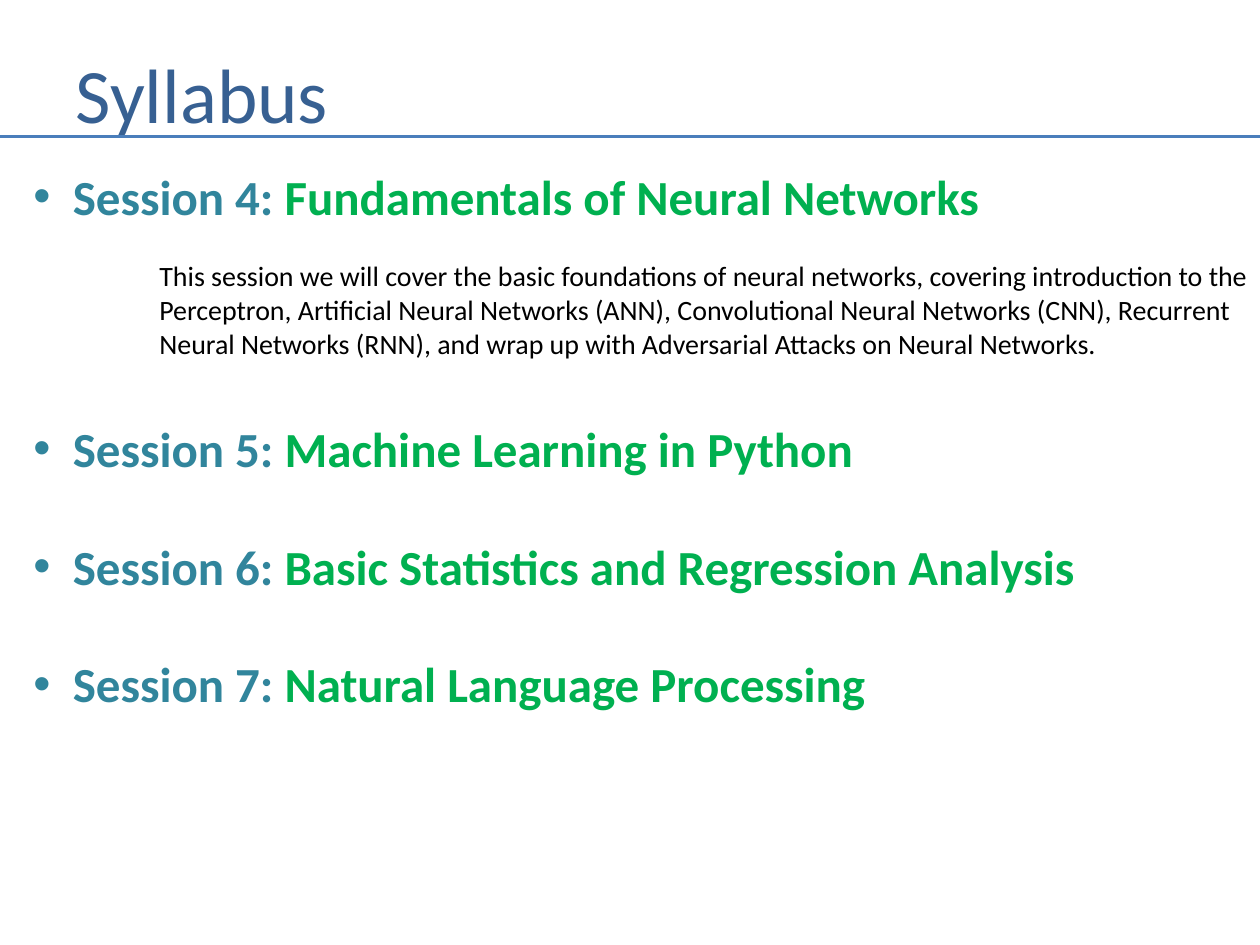
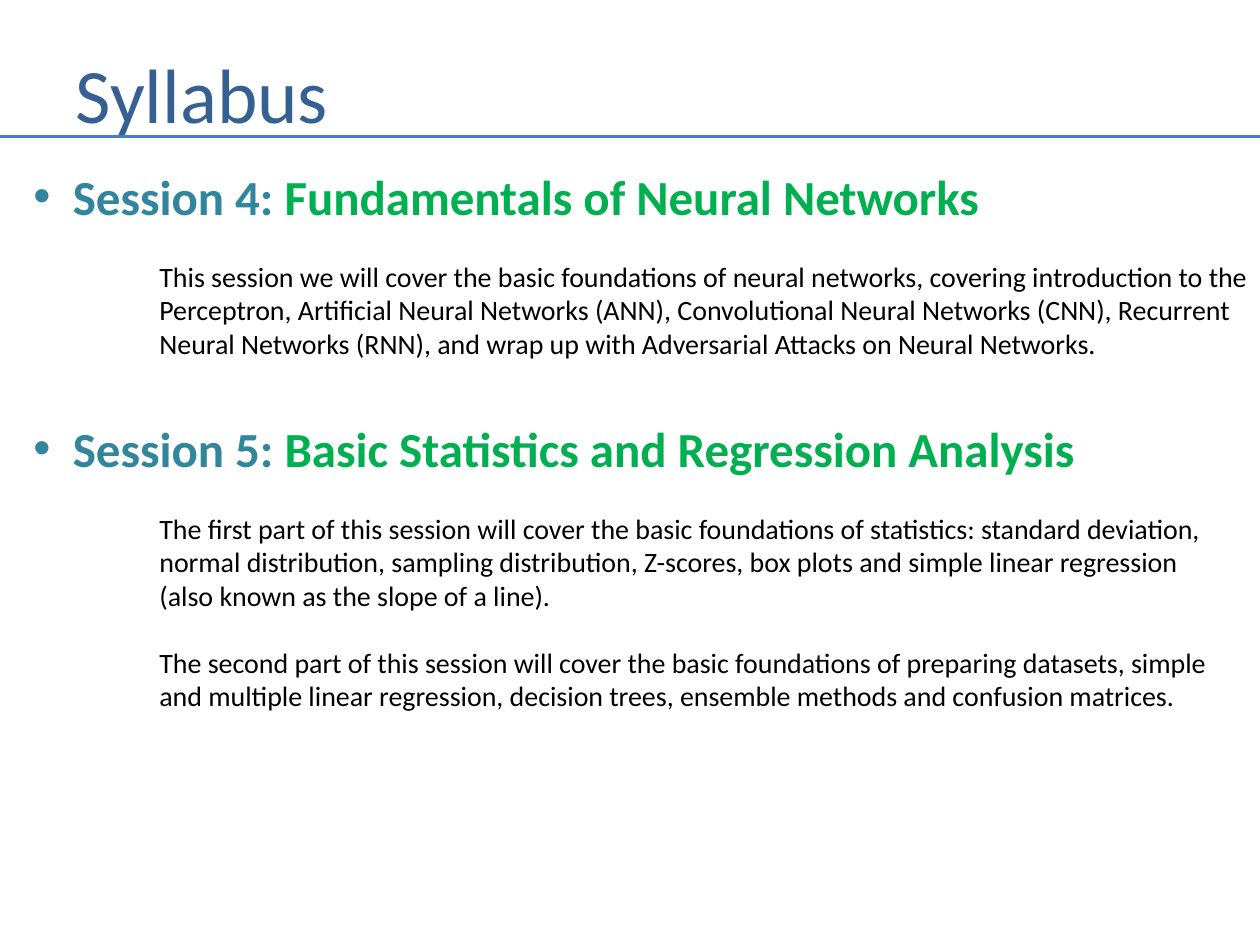
Before and after one commit to andrewferlitsch/Portland-Data-Science-Group, a slide deck: slide 5 of Presentations/AI Training Syllabus.pptx. Drawn at 1260x945 pixels with LibreOffice and Linux fonts; fonts in the diff are those of the drawing. Boxes give left, top, right and bottom in pixels: in the first picture for what was removed or moved away, otherwise in the second. Text is boxed around its words. In the diff, an @@ line names an element or a change of style, - is before the commit and + after.

Commit message:
syllabus update

```diff
--- a/Presentations/AI Training Syllabus.pptx
+++ b/Presentations/AI Training Syllabus.pptx
@@ text at box(73, 432, 1206, 711): text changed; size 28 to 16 pt; text colour #00B050 to #000000; bold off @@
-• Session 5: Machine Learning in Python
-• Session 6: Basic Statistics and Regression Analysis
-• Session 7: Natural Language Processing
+• Session 5: Basic Statistics and Regression Analysis
+The first part of this session will cover the basic foundations of statistics: standard deviation,
+normal distribution, sampling distribution, Z-scores, box plots and simple linear regression
+(also known as the slope of a line).
+The second part of this session will cover the basic foundations of preparing datasets, simple
+and multiple linear regression, decision trees, ensemble methods and confusion matrices.
```
Also in this commit, not shown: 1 slide added.
